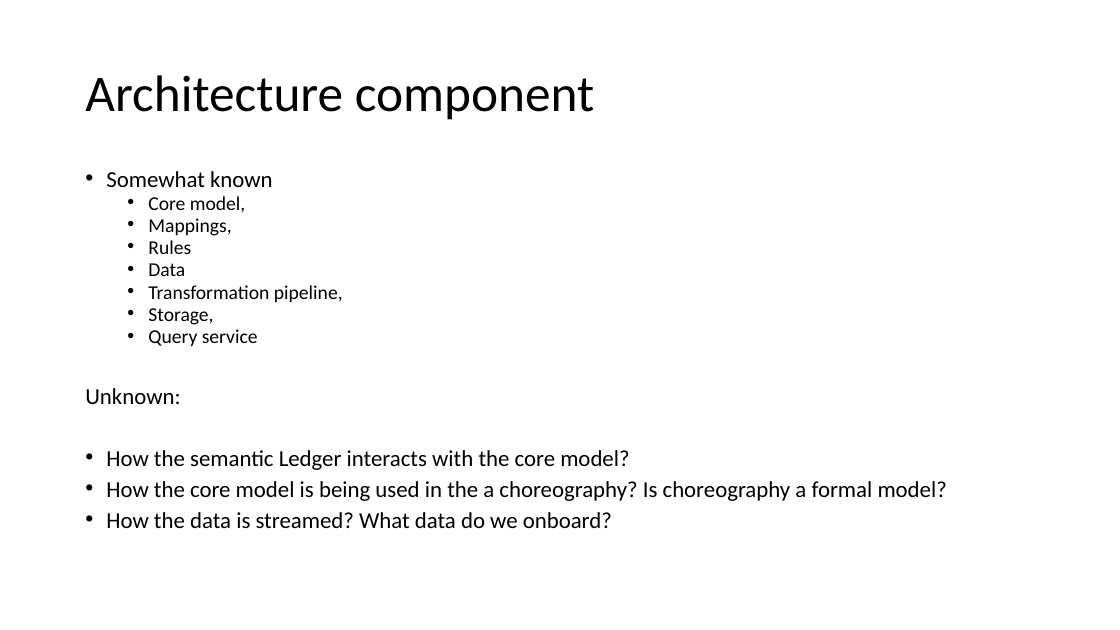
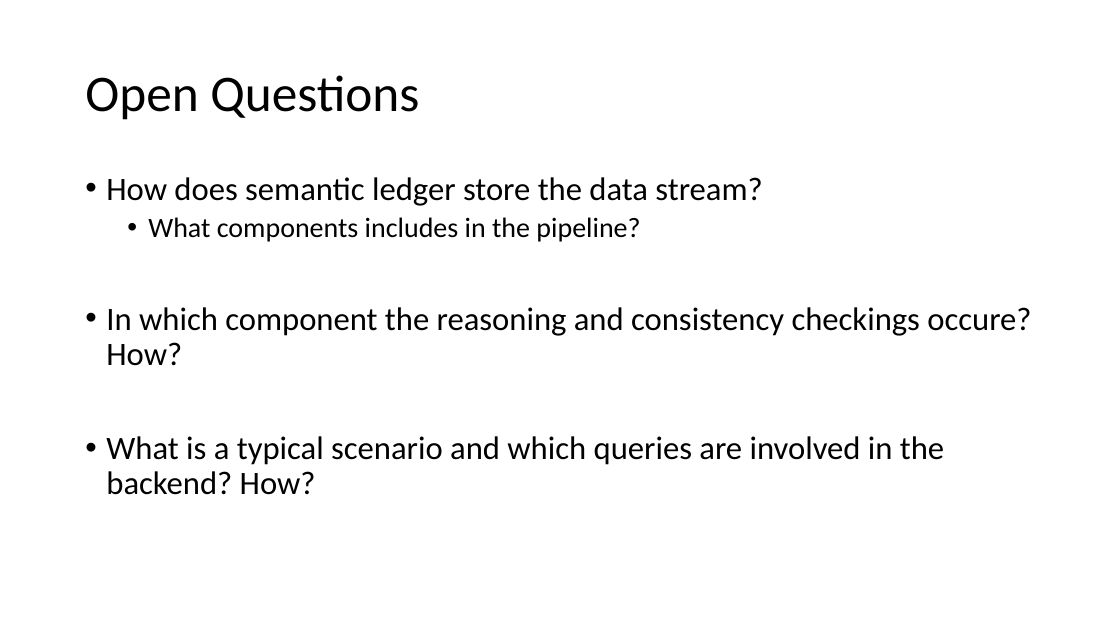
Before and after one commit to federatedplatforms/FEDeRATED-Semantic-Model, a slide deck: slide 21 of Presentation/Logistic_KnowledgeGraph.pptx (slide 5 before the commit). Drawn at 1120x630 pixels with LibreOffice and Linux fonts; fonts in the diff are those of the drawing. Boxes give left, top, right and bottom in pixels: in the first picture for what was removed or moved away, otherwise in the second. Text is boxed around its words. In the diff, an @@ line names an element or a change of style, - is before the commit and + after.

```diff
--- a/Presentation/Logistic_KnowledgeGraph.pptx
+++ b/Presentation/Logistic_KnowledgeGraph.pptx
@@ title at <box>85,75,419,120</box>: text changed @@
-Architecture component
+Open Questions
@@ text at <box>106,177,1031,495</box>: text changed; size 19.6 to 28 pt @@
-• Somewhat known
-  • Core model,
-  • Mappings,
-  • Rules
-  • Data
-  • Transformation pipeline,
-  • Storage,
-  • Query service
-Unknown:
-• How the semantic Ledger interacts with the core model?
-• How the core model is being used in the a choreography? Is choreography a formal model?
-• How the data is streamed? What data do we onboard?
+• How does semantic ledger store the data stream?
+  • What components includes in the pipeline?
+• In which component the reasoning and consistency checkings occure? How?
+• What is a typical scenario and which queries are involved in the backend? How?
```
Also in this commit, not shown: 9 other slides changed, 9 slides added, 4 slides removed.
